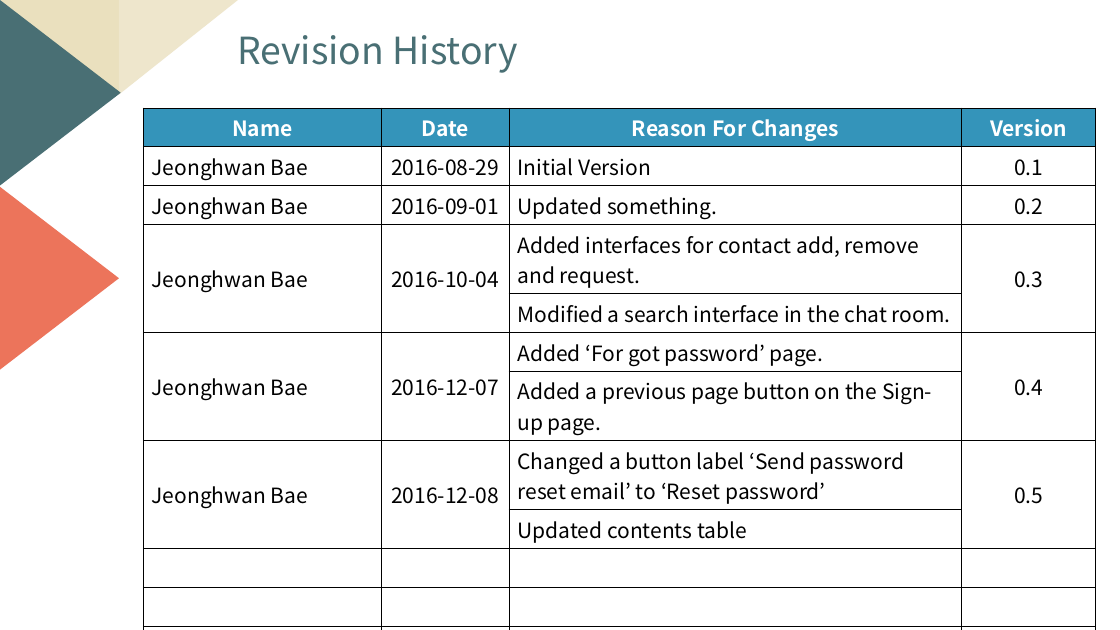
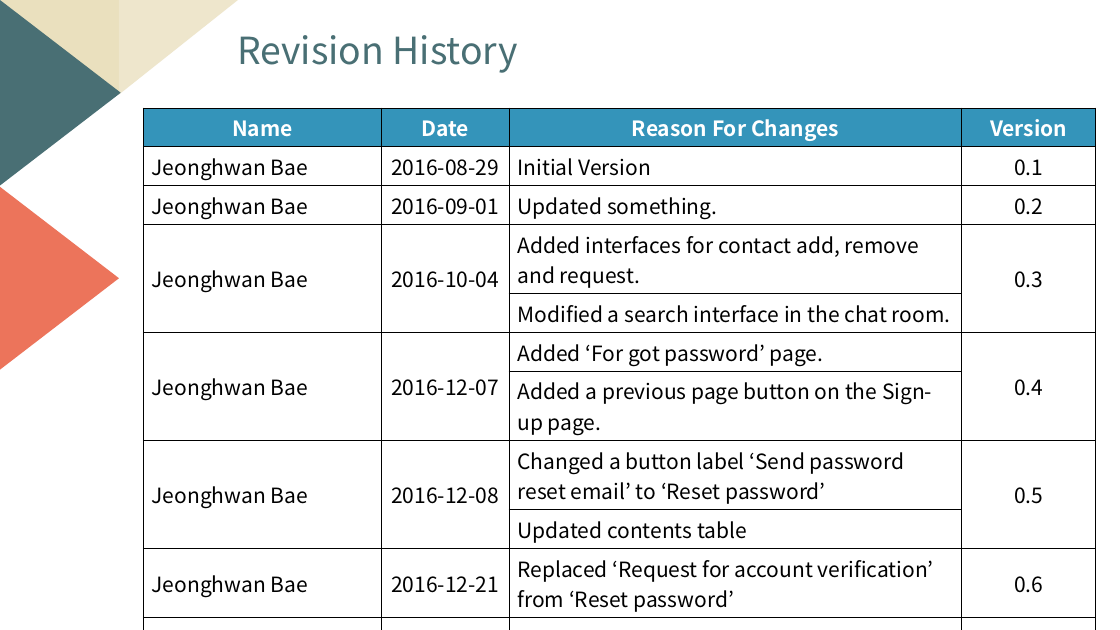
Before and after one commit to jhbaessi/coffee_beans, a slide deck: slide 3 of docs/GUI_Design_Concepts.pptx. Drawn at 1120x630 pixels with LibreOffice and Linux fonts; fonts in the diff are those of the drawing. Boxes give left, top, right and bottom in pixels: in the first picture for what was removed or moved away, otherwise in the second. Text is boxed around its words. In the diff, an @@ line names an element or a change of style, - is before the commit and + after.

Commit message:
Change a button label on the For Got Password page
'Reset password' -> 'Request for account verification'

```diff
--- a/docs/GUI_Design_Concepts.pptx
+++ b/docs/GUI_Design_Concepts.pptx
@@ table at (x1=144, y1=108, x2=1096, y2=616) @@
+row 10: Jeonghwan Bae | 2016-12-21 | Replaced ‘Request for account verification’ from ‘Reset password’ | 0.6
-row 12:  |  |  | 
-row 13:  |  |  | 
```
Also in this commit, not shown: 1 other slide changed.
